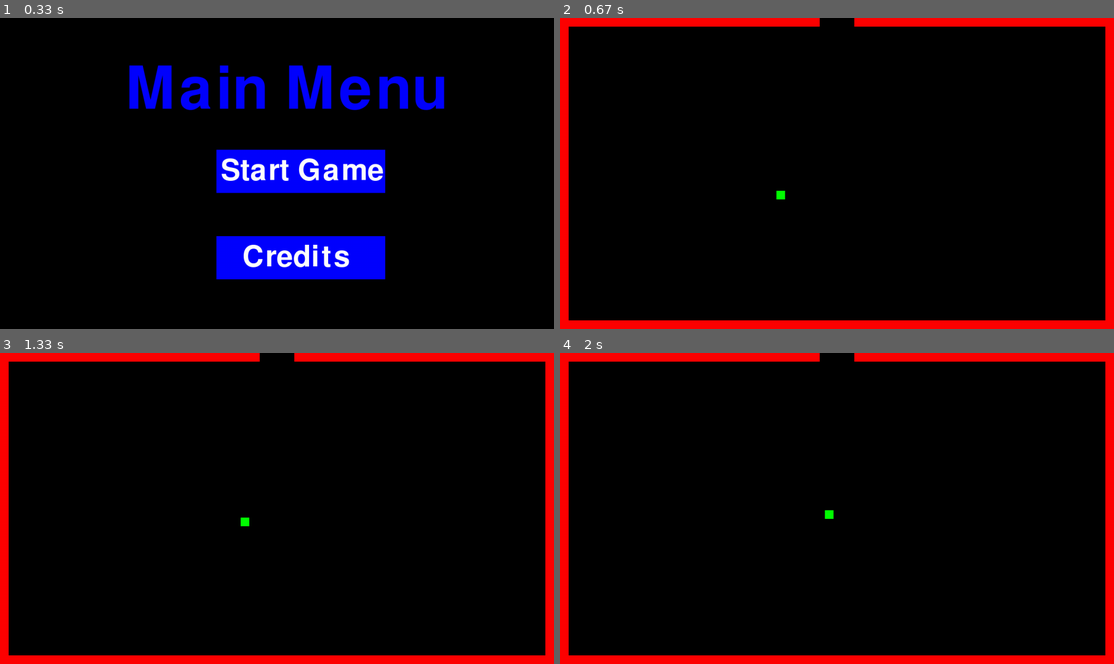
Above: before the commit, frames 1-4 (two rows, left to right).
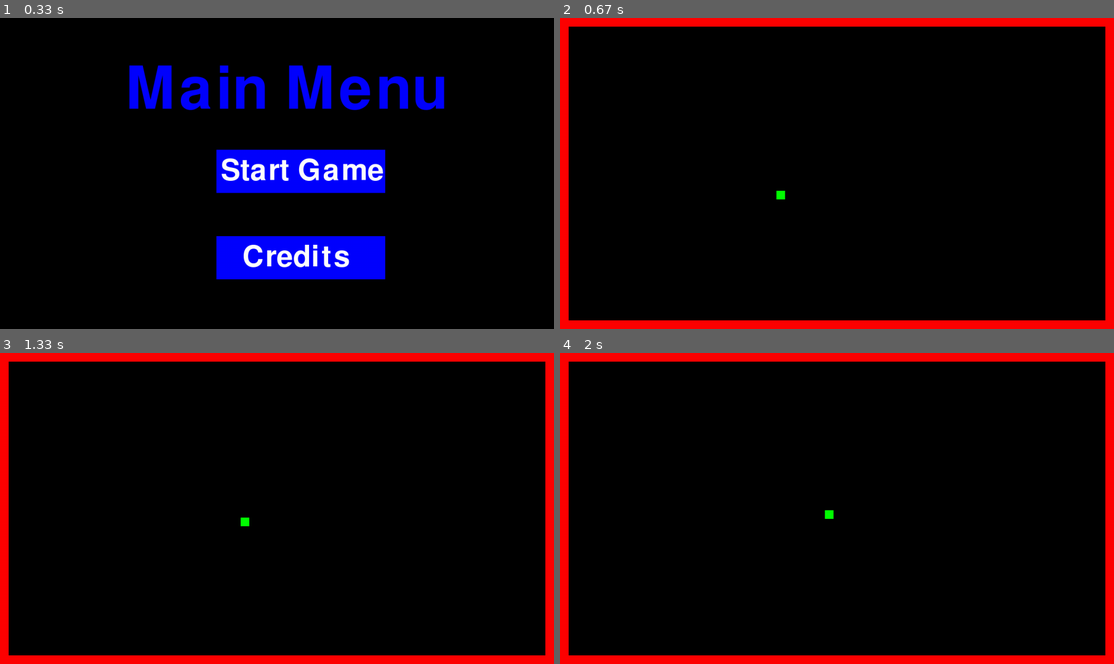
Above: after the commit, the same moments.

Repository: AlickDaSlayer/galvez-classwork
Game: pygame game, started from MiniProject/main.py
The game is run twice, just before and just after one commit, with the same random seed, the same clock (stepped at 60 frames per second) and the same inputs.
Inputs (mouse positions are in pixels of both pictures, inside the frame that each line leads up to):
- Up to frame 1 (0.33 s): no input
- Up to frame 2 (0.67 s): click (837, 173) at 0.38 s
- Up to frame 3 (1.33 s): hold D 0.67-1.13 s; move the mouse to (277, 530) at 0.7 s; hold W from 1.17 s (still down)
- Up to frame 4 (2 s): release W at 1.47 s; hold D 1.5-1.97 s

Frame 1 is identical in both runs. In frame 2, 0.2% of the frame differs, in the area x 46-54%, y 0-3%; in frame 3, 0.2%; in frame 4, 0.2%.

Commit message:
Update maps.py

Diff:
--- a/MiniProject/maps.py
+++ b/MiniProject/maps.py
@@ -1,7 +1,7 @@
 import pygame
 
 map1 = [
-    [1,1,1,1,1,1,1,1,1,1,1,1,1,1,1,1,1,1,1,1,1,1,1,1,1,1,1,1,1,1,0,0,0,0,1,1,1,1,1,1,1,1,1,1,1,1,1,1,1,1,1,1,1,1,1,1,1,1,1,1,1,1,1,1],
+    [1,1,1,1,1,1,1,1,1,1,1,1,1,1,1,1,1,1,1,1,1,1,1,1,1,1,1,1,1,1,1,1,1,1,1,1,1,1,1,1,1,1,1,1,1,1,1,1,1,1,1,1,1,1,1,1,1,1,1,1,1,1,1,1],
     [1,0,0,0,0,0,0,0,0,0,0,0,0,0,0,0,0,0,0,0,0,0,0,0,0,0,0,0,0,0,0,0,0,0,0,0,0,0,0,0,0,0,0,0,0,0,0,0,0,0,0,0,0,0,0,0,0,0,0,0,0,0,0,1],
     [1,0,0,0,0,0,0,0,0,0,0,0,0,0,0,0,0,0,0,0,0,0,0,0,0,0,0,0,0,0,0,0,0,0,0,0,0,0,0,0,0,0,0,0,0,0,0,0,0,0,0,0,0,0,0,0,0,0,0,0,0,0,0,1],
     [1,0,0,0,0,0,0,0,0,0,0,0,0,0,0,0,0,0,0,0,0,0,0,0,0,0,0,0,0,0,0,0,0,0,0,0,0,0,0,0,0,0,0,0,0,0,0,0,0,0,0,0,0,0,0,0,0,0,0,0,0,0,0,1],
@@ -39,7 +39,7 @@
     [1,1,1,1,1,1,1,1,1,1,1,1,1,1,1,1,1,1,1,1,1,1,1,1,1,1,1,1,1,1,1,1,1,1,1,1,1,1,1,1,1,1,1,1,1,1,1,1,1,1,1,1,1,1,1,1,1,1,1,1,1,1,1,1]
        ]
 map2 = [
-    [1,1,1,1,1,1,1,1,1,1,1,1,1,1,1,1,1,1,1,1,1,1,1,1,1,1,1,1,1,1,1,1,1,1,1,1,1,1,1,1,1,1,1,1,1,1,1,1,1,1,1,1,1,1,1,1,1,1,1,1,1,1,1,1],
+    [1,1,1,1,1,1,1,1,1,1,1,1,1,1,1,1,1,1,1,1,1,1,1,1,1,1,1,1,1,1,0,0,0,0,0,1,1,1,1,1,1,1,1,1,1,1,1,1,1,1,1,1,1,1,1,1,1,1,1,1,1,1,1,1],
     [1,0,0,0,0,0,0,0,0,0,0,0,0,0,0,0,0,0,0,0,0,0,0,0,0,0,0,0,0,0,0,0,0,0,0,0,0,0,0,0,0,0,0,0,0,0,0,0,0,0,0,0,0,0,0,0,0,0,0,0,0,0,0,1],
     [1,0,0,0,0,0,0,0,0,0,0,0,0,0,0,0,0,0,0,0,0,0,0,0,0,0,0,0,0,0,0,0,0,0,0,0,0,0,0,0,0,0,0,0,0,0,0,0,0,0,0,0,0,0,0,0,0,0,0,0,0,0,0,1],
     [1,0,0,0,0,0,0,0,0,0,0,0,0,0,0,0,0,0,0,0,0,0,0,0,0,0,0,0,0,0,0,0,0,0,0,0,0,0,0,0,0,0,0,0,0,0,0,0,0,0,0,0,0,0,0,0,0,0,0,0,0,0,0,1],
@@ -74,5 +74,5 @@
     [1,0,0,0,0,0,0,0,0,0,0,0,0,0,0,0,0,0,0,0,0,0,0,0,0,0,0,0,0,0,0,0,0,0,0,0,0,0,0,0,0,0,0,0,0,0,0,0,0,0,0,0,0,0,0,0,0,0,0,0,0,0,0,1],
     [1,0,0,0,0,0,0,0,0,0,0,0,0,0,0,0,0,0,0,0,0,0,0,0,0,0,0,0,0,0,0,0,0,0,0,0,0,0,0,0,0,0,0,0,0,0,0,0,0,0,0,0,0,0,0,0,0,0,0,0,0,0,0,1],
     [1,0,0,0,0,0,0,0,0,0,0,0,0,0,0,0,0,0,0,0,0,0,0,0,0,0,0,0,0,0,0,0,0,0,0,0,0,0,0,0,0,0,0,0,0,0,0,0,0,0,0,0,0,0,0,0,0,0,0,0,0,0,0,1],
-    [1,1,1,1,1,1,1,1,1,1,1,1,1,1,1,1,1,1,1,1,1,1,1,1,1,1,1,1,1,1,0,0,0,0,1,1,1,1,1,1,1,1,1,1,1,1,1,1,1,1,1,1,1,1,1,1,1,1,1,1,1,1,1,1]
+    [1,1,1,1,1,1,1,1,1,1,1,1,1,1,1,1,1,1,1,1,1,1,1,1,1,1,1,1,1,1,1,1,1,1,1,1,1,1,1,1,1,1,1,1,1,1,1,1,1,1,1,1,1,1,1,1,1,1,1,1,1,1,1,1]
        ]
